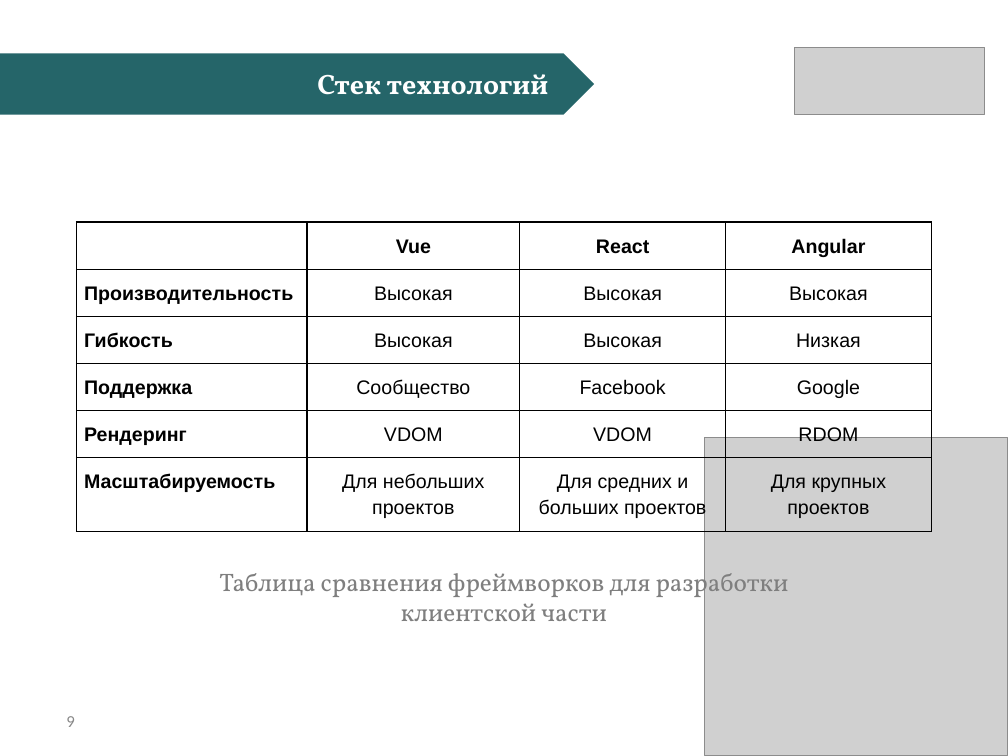
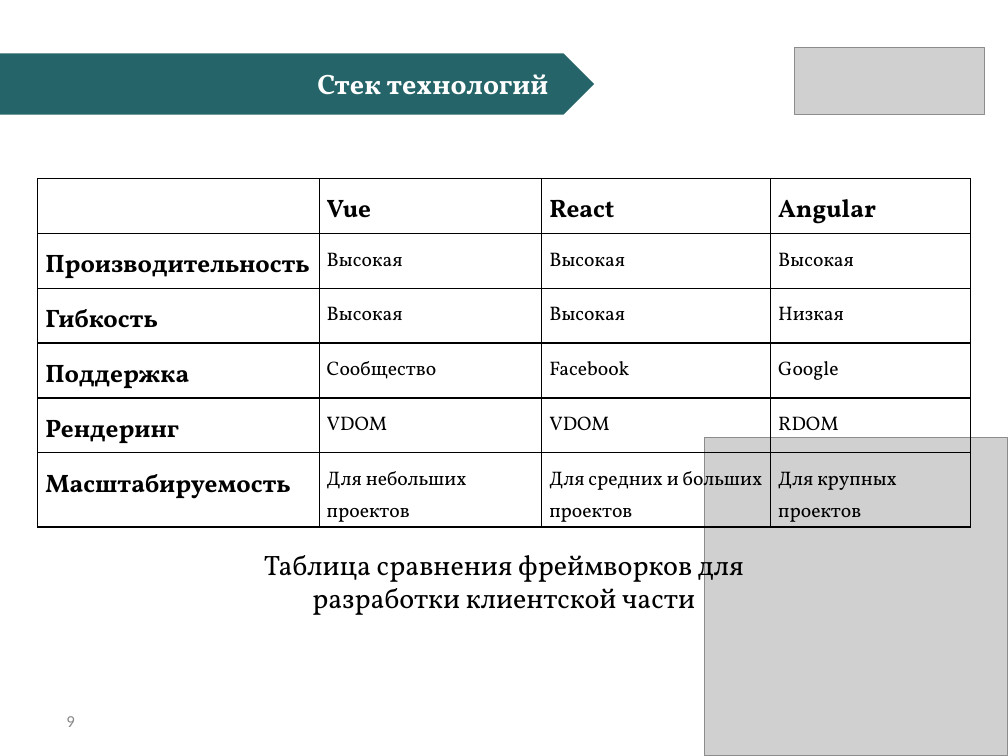
Before and after one commit to CTpeJLok/diplom, a slide deck: slide 9 of to_pred/БалашкинАМ_Презентация.pptx. Drawn at 1008x756 pixels with LibreOffice and Linux fonts; fonts in the diff are those of the drawing; grey boxes stand for pictures. Boxes give left, top, right and bottom in pixels: in the first picture for what was removed or moved away, otherwise in the second. Text is boxed around its words. In the diff, an @@ line names an element or a change of style, - is before the commit and + after.

```diff
--- a/to_pred/БалашкинАМ_Презентация.pptx
+++ b/to_pred/БалашкинАМ_Презентация.pptx
@@ table at [38,178,971,527] @@
@@ size 14 to 18 pt in "Vue", "React", "Angular", "Производительность" and 4 more places @@
@@ font Arial to Vollkorn @@
@@ alignment centre to left @@
@@ table: place and size @@
-table at [77,222,931,552]
+table at [38,178,971,527]
@@ text "Таблица сравнения фреймворков для разработки ...": place and size @@
-text "Таблица сравнения фреймворков для разработки ..." at [219,567,789,621]
+text "Таблица сравнения фреймворков для разработки ..." at [264,548,744,615]
@@ text "Таблица сравнения фреймворков для разработки ..." at [264,548,744,615]: size 18 to 20 pt, text colour #7F7F7F to #000000 @@
```
Also in this commit, not shown: 10 other slides changed, 20 other files.
